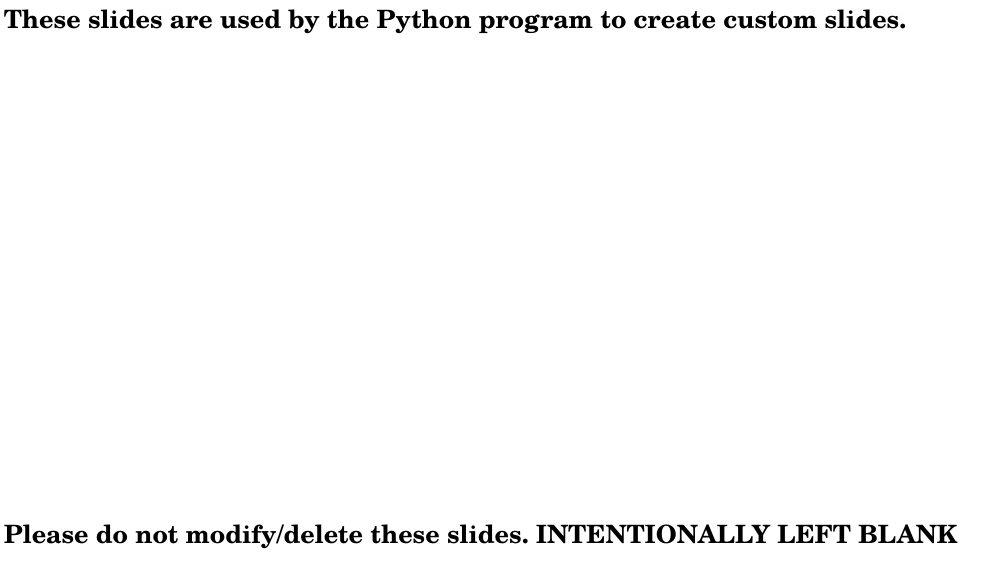
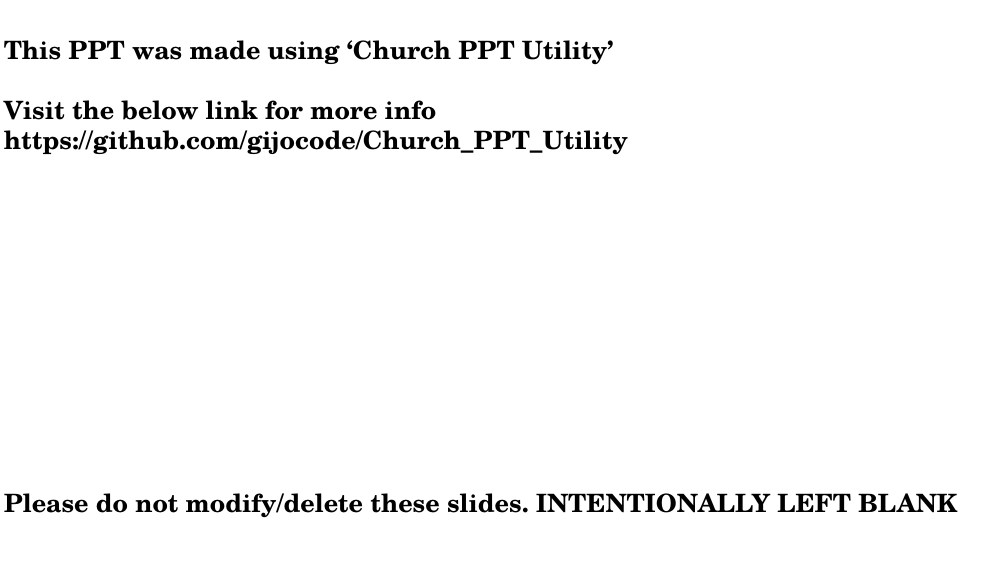
Before and after one commit to gijocode/Church_PPT_Utility, a slide deck: slide 155 of templates/malayalam_service_template.pptx. Drawn at 1008x567 pixels with LibreOffice and Linux fonts; fonts in the diff are those of the drawing. Boxes give left, top, right and bottom in pixels: in the first picture for what was removed or moved away, otherwise in the second. Text is boxed around its words. In the diff, an @@ line names an element or a change of style, - is before the commit and + after.

```diff
--- a/templates/malayalam_service_template.pptx
+++ b/templates/malayalam_service_template.pptx
@@ text at (4,40,628,154): text changed @@
-These slides are used by the Python program to create custom slides.
+This PPT was made using ‘Church PPT Utility’
+Visit the below link for more info
+https://github.com/gijocode/Church_PPT_Utility
```
Also in this commit, not shown: 1 slide added, 1 slide removed, 1 other file.
